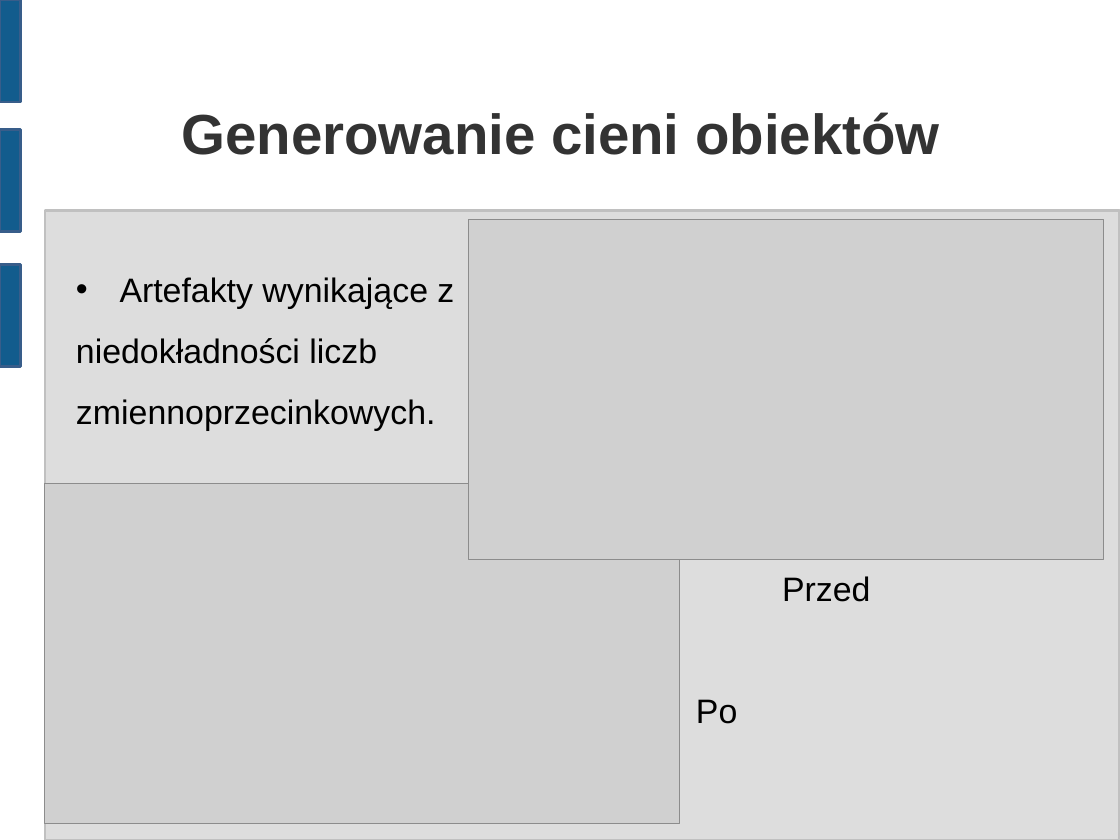
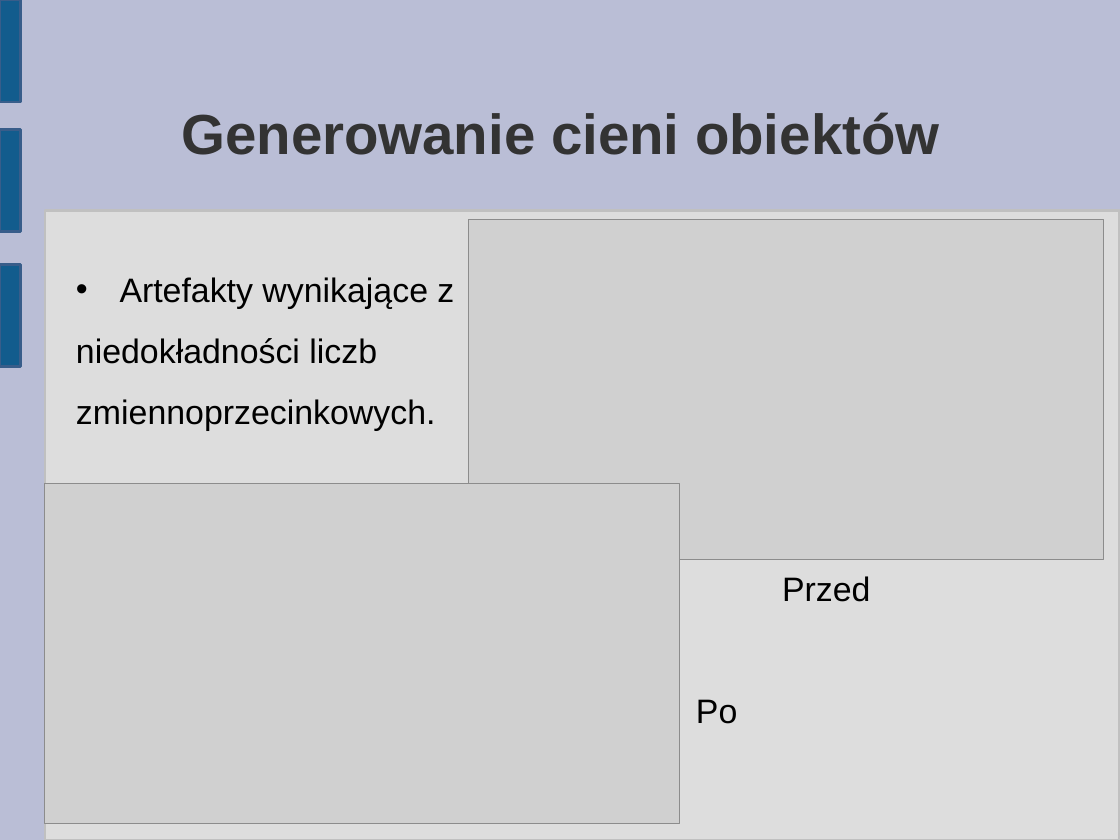
Before and after one commit to matkaczmarski/Praca-inzynierska, a slide deck: slide 10 of Prezentacja/Praca Inżynierska 2.odp (slide 7 before the commit). Drawn at 1120x840 pixels with LibreOffice and Linux fonts; fonts in the diff are those of the drawing; grey boxes stand for pictures. Boxes give left, top, right and bottom in pixels: in the first picture for what was removed or moved away, otherwise in the second. Text is boxed around its words. In the diff, an @@ line names an element or a change of style, - is before the commit and + after.

```diff
--- a/Prezentacja/Praca Inżynierska 2.odp
+++ b/Prezentacja/Praca Inżynierska 2.odp
@@ background #FFFFFF to #BABED6 @@
```
Also in this commit, not shown: 4 other slides changed, 3 slides added, 1 slide removed, 1 other file.
